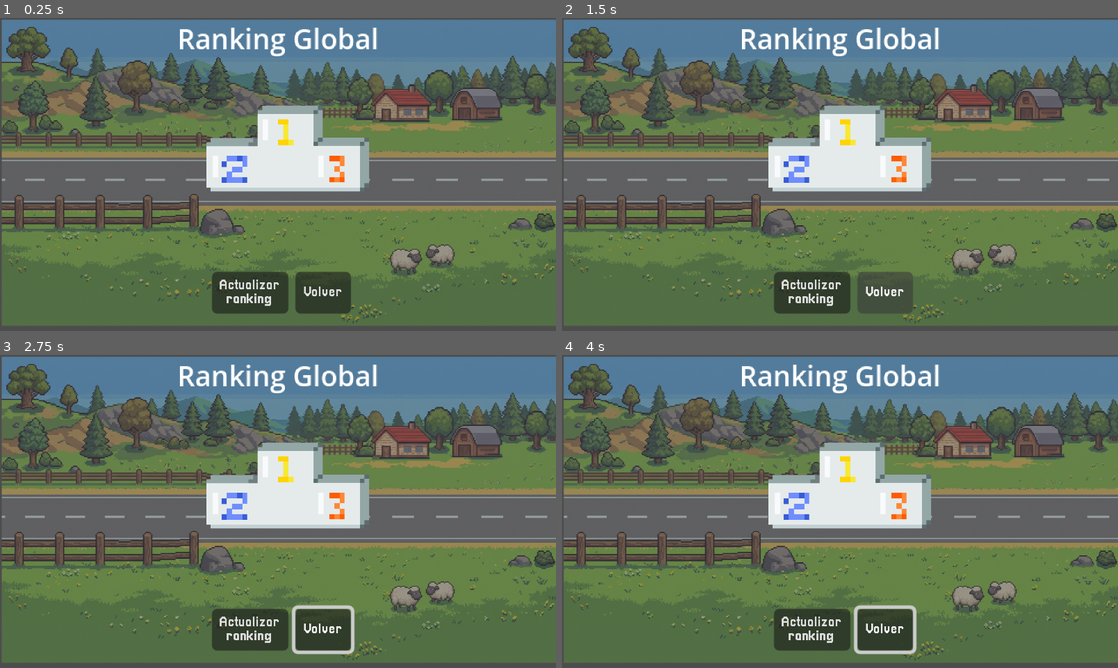
Above: before the commit, frames 1-4 (two rows, left to right).
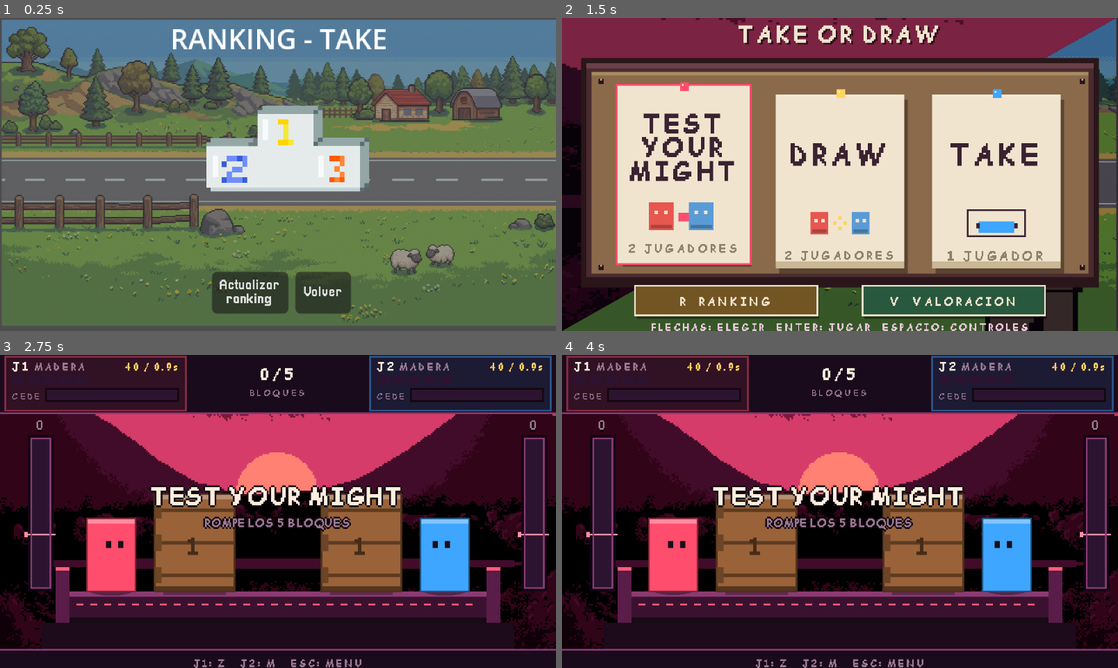
Above: after the commit, the same moments.

Repository: Giselle-gm/pruebas
Game: Godot game, scene res://ranking/ranking2.tscn
Same seed, same stepped clock (60 frames per second), same inputs: the game is played once before the commit and once after it. This scene is started directly instead of the project's main scene.
Inputs (mouse positions are in pixels of both pictures, inside the frame that each line leads up to):
- Up to frame 1 (0.25 s): no input
- Up to frame 2 (1.5 s): click "Actualizar ranking" at 0.5 s; click "Volver" at 1.25 s
- Up to frame 3 (2.75 s): tap Enter (ui_accept) at 2, 2.27 s; move the mouse to (400, 495) at 2.02 s; hold Right (ui_right) from 2.03 s (still down); hold Z (Action1) from 2.03 s (still down); click (400, 495) at 2.17 s
- Up to frame 4 (4 s): release Right (ui_right) at 2.75 s; release Z (Action1) at 2.75 s; tap Enter (ui_accept) at 2.75, 3.5 s; drag from (728, 527) to (812, 574) at 2.77 s; move the mouse to (895, 442) at 3.52 s; hold Right (ui_right) from 3.53 s (still down); hold Space (NewGame) from 3.53 s (still down)

The runs differ from the first frame. In frame 1, 1.5% of the frame differs, in the area x 31-70%, y 3-13%; in frame 2, 99%; in frame 3, 100%; in frame 4, 100%, in the area x 0-100%, y 0-100%.
Error before the commit: Parse Error: Identifier "MINIJUEGO" not declared in the current scope. (res://ranking/ranking2.gd:38)

Commit message:
Corregir actualización y formato del ranking por minijuego

Diff:
--- a/integrado/ranking/ranking2.gd
+++ b/integrado/ranking/ranking2.gd
@@ -35,7 +35,7 @@
 	ranking_label.text = ""
 	_limpiar_podio()
 
-	BackendManager.obtener_ranking(MINIJUEGO)
+	BackendManager.obtener_ranking(minijuego_actual)
 
 
 func _al_recibir_ranking(exito: bool, respuesta: Dictionary) -> void:
@@ -86,12 +86,12 @@
 			1:
 				texto1 = "[color=#fed403]%s[/color]\n[color=white]%d %s[/color]" % [nombre, puntaje, unidad]
 			2:
-				texto2 = "[color=#385cd6]%s[/color]\n[color=white]%d %s[/color]" % [nombre, puntaje]
+				texto2 = "[color=#385cd6]%s[/color]\n[color=white]%d %s[/color]" % [nombre, puntaje, unidad]
 			3:
-				texto3 = "[color=#ff8736]%s[/color]\n[color=white]%d puntos[/color]" % [nombre, puntaje]
+				texto3 = "[color=#ff8736]%s[/color]\n[color=white]%d %s[/color]" % [nombre, puntaje, unidad]
 			_:
-				texto += "[color=#6abe30]%d. %s — [/color][color=white]%d puntos[/color]\n" % [
-					posicion, nombre, puntaje
+				texto += "[color=#6abe30]%d. %s — [/color][color=white]%d %s[/color]\n" % [
+					posicion, nombre, puntaje, unidad
 				]
 
 	top1_label.text = texto1
